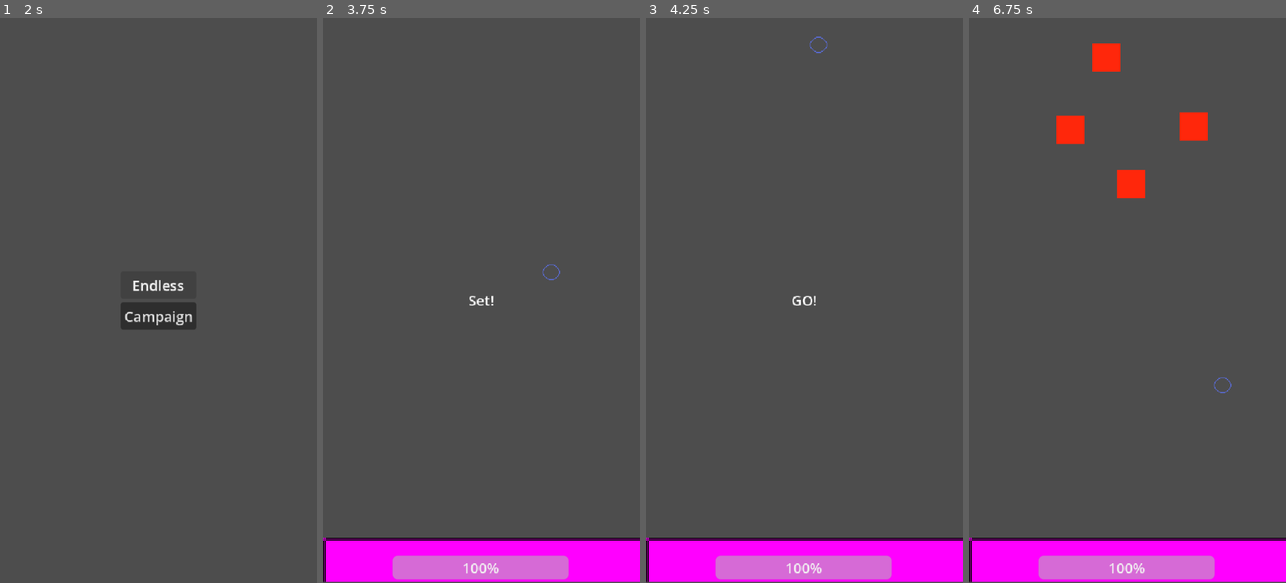
Above: before the commit, frames 1-4 (left to right).
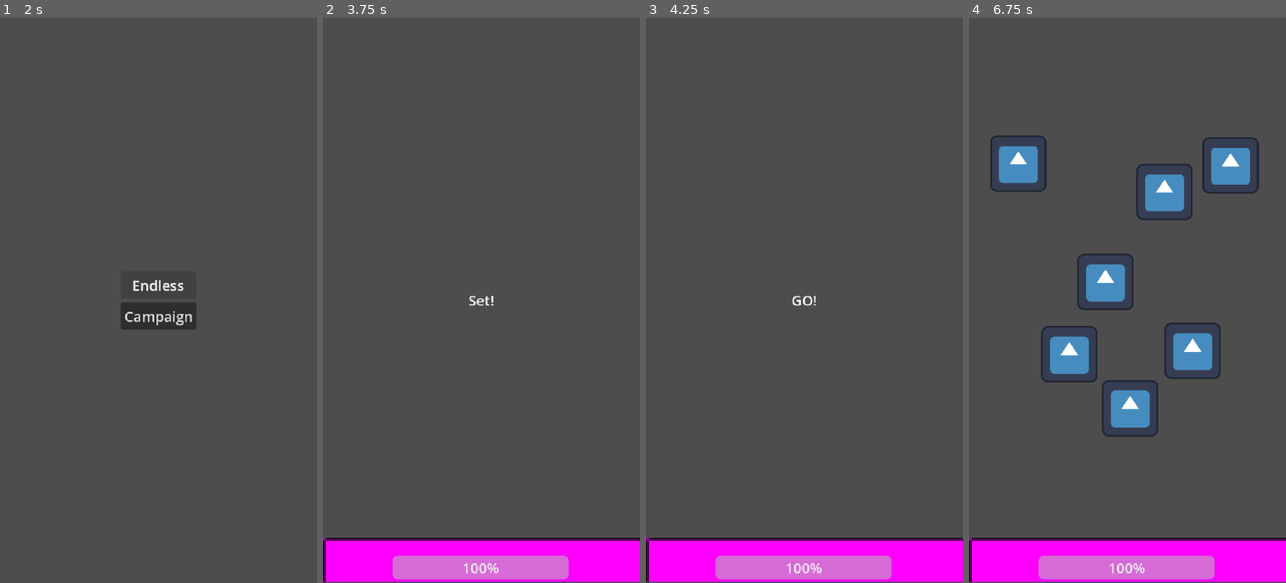
Above: after the commit, the same moments.

Repository: Mholliday6611/giant-siege
Game: Godot game, scene res://scenes/main_menu.tscn
The game is run twice, just before and just after one commit, with the same random seed, the same clock (stepped at 60 frames per second) and the same inputs. The engine's default icon, where the game draws it, is replaced by a stand-in: a white triangle on a blue panel in a dark square.
Inputs (mouse positions are in pixels of both pictures, inside the frame that each line leads up to):
- Up to frame 1 (2 s): click "Endless" at 0.5 s; click "Endless" at 1.25 s
- Up to frame 2 (3.75 s): click "Campaign" at 2 s; tap Enter at 2.75 s; move the mouse to (551, 272) at 2.77 s; press the mouse at (551, 272) at 2.78 s; release the mouse at (551, 272) at 3.5 s; tap Space at 3.5 s; drag from (418, 328) to (494, 46) at 3.52 s
- Up to frame 3 (4.25 s): no input
- Up to frame 4 (6.75 s): move the mouse to (1159, 176) at 4.27 s; press the mouse at (1159, 176) at 4.28 s; release the mouse at (1159, 176) at 5 s; tap Enter at 5 s; drag from (1111, 413) to (1127, 560) at 5.02 s; move the mouse to (1222, 385) at 5.77 s; press the mouse at (1222, 385) at 5.78 s; release the mouse at (1222, 385) at 6.5 s; drag from (1032, 215) to (1222, 385) at 6.52 s

Frame 1 is identical in both runs. In frame 2, less than 0.1% of the frame differs, in the area x 69-75%, y 43-47%; in frame 3, less than 0.1%; in frame 4, 9.1%, in the area x 6-92%, y 4-75%.

Commit message:
Update hit and drag logic, increase size of characters

Diff:
--- a/project.godot
+++ b/project.godot
@@ -18,6 +18,7 @@
 [autoload]
 
 GameManager="*uid://bs10s2lrj5gap"
+PlayerManager="*uid://b8m6amudrdhm2"
 
 [display]
 
--- a/scenes/Levels/Level1/level_1.tscn
+++ b/scenes/Levels/Level1/level_1.tscn
@@ -5,4 +5,4 @@
 [node name="Level1" type="Node2D" unique_id=406393790]
 
 [node name="GameWorld" parent="." unique_id=404435621 instance=ExtResource("1_dcdww")]
-waves = 2
+waves = 1
--- a/scenes/Levels/Level1/waves/wave_1.tscn
+++ b/scenes/Levels/Level1/waves/wave_1.tscn
@@ -10,32 +10,32 @@
 [node name="Enemies" type="Node" parent="." unique_id=87890856]
 
 [node name="Enemy" parent="Enemies" unique_id=374857170 instance=ExtResource("2_mqc0x")]
-position = Vector2(184, -16)
-SPEED = 2
+position = Vector2(183, 340)
+SPEED = 1
 
 [node name="Enemy2" parent="Enemies" unique_id=1153591023 instance=ExtResource("2_mqc0x")]
-position = Vector2(115, -77)
-SPEED = 2
+position = Vector2(114, 279)
+SPEED = 1
 
 [node name="Enemy3" parent="Enemies" unique_id=628470002 instance=ExtResource("2_mqc0x")]
-position = Vector2(255, -81)
-SPEED = 2
+position = Vector2(254, 275)
+SPEED = 1
 
 [node name="Enemy4" parent="Enemies" unique_id=1946995858 instance=ExtResource("2_mqc0x")]
-position = Vector2(156, -159)
-SPEED = 2
+position = Vector2(155, 197)
+SPEED = 1
 
 [node name="Enemy5" parent="Enemies" unique_id=1395031394 instance=ExtResource("2_mqc0x")]
-position = Vector2(223, -159)
-SPEED = 2
+position = Vector2(222, 197)
+SPEED = 1
 delay_time = 3
 
 [node name="Enemy6" parent="Enemies" unique_id=755035717 instance=ExtResource("2_mqc0x")]
-position = Vector2(57, -191)
-SPEED = 2
+position = Vector2(56, 165)
+SPEED = 1
 delay_time = 3
 
 [node name="Enemy7" parent="Enemies" unique_id=251935540 instance=ExtResource("2_mqc0x")]
-position = Vector2(298, -189)
-SPEED = 2
+position = Vector2(297, 167)
+SPEED = 1
 delay_time = 3
--- a/scenes/player.tscn
+++ b/scenes/base.tscn
@@ -1,39 +1,31 @@
 [gd_scene format=3 uid="uid://dqrok77spng11"]
 
-[ext_resource type="Script" uid="uid://cqk7ax3ht10by" path="res://scripts/player.gd" id="1_3vyb7"]
-[ext_resource type="Script" uid="uid://dxftpm8o6ya47" path="res://scripts/classes/hurtbox.gd" id="2_qhqgy"]
-[ext_resource type="Script" uid="uid://yutairqi0jer" path="res://scripts/components/health_component.gd" id="3_dqkch"]
+[ext_resource type="Script" uid="uid://cqk7ax3ht10by" path="res://scripts/base.gd" id="1_t45w4"]
+[ext_resource type="Script" uid="uid://dxftpm8o6ya47" path="res://scripts/classes/hurtbox.gd" id="2_h5ip5"]
+[ext_resource type="Script" uid="uid://yutairqi0jer" path="res://scripts/components/health_component.gd" id="3_40w10"]
 
 [sub_resource type="RectangleShape2D" id="RectangleShape2D_qlg0r"]
 size = Vector2(360, 50)
 
-[sub_resource type="RectangleShape2D" id="RectangleShape2D_qhqgy"]
-
 [sub_resource type="PlaceholderTexture2D" id="PlaceholderTexture2D_qhqgy"]
 size = Vector2(360, 50)
 
-[node name="Player" type="Node2D" unique_id=267862108]
-script = ExtResource("1_3vyb7")
+[node name="Base" type="Node2D" unique_id=267862108]
+script = ExtResource("1_t45w4")
 
 [node name="HurtBox" type="Area2D" parent="." unique_id=1103940188 node_paths=PackedStringArray("health_component") groups=["base"]]
 collision_layer = 2
 collision_mask = 2
-script = ExtResource("2_qhqgy")
+script = ExtResource("2_h5ip5")
 health_component = NodePath("../HealthComponent")
+is_enemy = false
 metadata/_custom_type_script = "uid://dxftpm8o6ya47"
 
 [node name="CollisionShape2D" type="CollisionShape2D" parent="HurtBox" unique_id=1669888046]
 shape = SubResource("RectangleShape2D_qlg0r")
 
-[node name="GrabberBox" type="Area2D" parent="." unique_id=1797301757]
-collision_layer = 4
-collision_mask = 4
-
-[node name="CollisionShape2D" type="CollisionShape2D" parent="GrabberBox" unique_id=1982016511]
-shape = SubResource("RectangleShape2D_qhqgy")
-
 [node name="HealthComponent" type="Node" parent="." unique_id=911432742]
-script = ExtResource("3_dqkch")
+script = ExtResource("3_40w10")
 health = 100
 metadata/_custom_type_script = "uid://yutairqi0jer"
 
@@ -46,7 +38,5 @@
 offset_right = 99.0
 offset_bottom = 22.0
 
-[connection signal="area_entered" from="GrabberBox" to="." method="_on_grabber_box_area_entered"]
-[connection signal="area_exited" from="GrabberBox" to="." method="_on_grabber_box_area_exited"]
 [connection signal="damage_received" from="HealthComponent" to="." method="_on_health_component_damage_received"]
 [connection signal="died" from="HealthComponent" to="." method="_on_health_component_died"]
--- a/scenes/citizen.tscn
+++ b/scenes/citizen.tscn
@@ -1,37 +1,29 @@
 [gd_scene format=3 uid="uid://tyefx43gyss4"]
 
 [ext_resource type="Script" uid="uid://csk1pnelj4u1n" path="res://scripts/citizen.gd" id="1_ae6px"]
+[ext_resource type="Texture2D" uid="uid://cu71mv3ufp12i" path="res://icon.svg" id="2_0c1wn"]
 [ext_resource type="Script" uid="uid://dxftpm8o6ya47" path="res://scripts/classes/hurtbox.gd" id="2_dxyr4"]
 [ext_resource type="Script" uid="uid://yutairqi0jer" path="res://scripts/components/health_component.gd" id="3_0c1wn"]
 [ext_resource type="Script" uid="uid://eyl5cjwlrry6" path="res://scripts/classes/grab_box.gd" id="4_dxyr4"]
 
 [sub_resource type="RectangleShape2D" id="RectangleShape2D_a8kvq"]
-size = Vector2(32, 32)
+size = Vector2(64, 64)
 
 [sub_resource type="RectangleShape2D" id="RectangleShape2D_0c1wn"]
-size = Vector2(33, 32)
+size = Vector2(64, 64)
 
 [node name="Citizen" type="Node2D" unique_id=1736395255]
 script = ExtResource("1_ae6px")
 
-[node name="ColorRect" type="ColorRect" parent="." unique_id=489691395]
-anchors_preset = 8
-anchor_left = 0.5
-anchor_top = 0.5
-anchor_right = 0.5
-anchor_bottom = 0.5
-offset_left = -16.0
-offset_top = -16.0
-offset_right = 16.0
-offset_bottom = 16.0
-grow_horizontal = 2
-grow_vertical = 2
-color = Color(0.12941177, 0.8156863, 0.4, 1)
+[node name="ColorRect" type="Sprite2D" parent="." unique_id=1888533827]
+scale = Vector2(0.5, 0.5)
+texture = ExtResource("2_0c1wn")
 
 [node name="HurtBox" type="Area2D" parent="." unique_id=934198007 node_paths=PackedStringArray("health_component")]
 collision_mask = 2
 script = ExtResource("2_dxyr4")
 health_component = NodePath("../HealthComponent")
+is_enemy = false
 metadata/_custom_type_script = "uid://dxftpm8o6ya47"
 
 [node name="CollisionShape2D" type="CollisionShape2D" parent="HurtBox" unique_id=2112320528]
--- a/scenes/enemy.tscn
+++ b/scenes/enemy.tscn
@@ -2,32 +2,32 @@
 
 [ext_resource type="Script" uid="uid://ci07yxbefsswt" path="res://scripts/enemy.gd" id="1_4ra3w"]
 [ext_resource type="Script" uid="uid://dxftpm8o6ya47" path="res://scripts/classes/hurtbox.gd" id="1_7p1mj"]
+[ext_resource type="Texture2D" uid="uid://cu71mv3ufp12i" path="res://icon.svg" id="2_c4w8v"]
 [ext_resource type="Script" uid="uid://yutairqi0jer" path="res://scripts/components/health_component.gd" id="3_5uy6h"]
 [ext_resource type="Script" uid="uid://dhbhnbkoe12iy" path="res://scripts/classes/hitbox.gd" id="4_5uy6h"]
 
+[sub_resource type="RectangleShape2D" id="RectangleShape2D_c4w8v"]
+size = Vector2(64, 64)
+
 [sub_resource type="RectangleShape2D" id="RectangleShape2D_md0e3"]
-size = Vector2(32, 32)
-
-[sub_resource type="RectangleShape2D" id="RectangleShape2D_c4w8v"]
-size = Vector2(32, 32)
+size = Vector2(64, 64)
 
 [node name="Enemy" type="Node2D" unique_id=374857170]
 script = ExtResource("1_4ra3w")
+SPEED = 0
 
-[node name="ColorRect" type="ColorRect" parent="." unique_id=1017908313]
-anchors_preset = 8
-anchor_left = 0.5
-anchor_top = 0.5
-anchor_right = 0.5
-anchor_bottom = 0.5
-offset_left = -16.0
-offset_top = -16.0
-offset_right = 16.0
-offset_bottom = 16.0
-grow_horizontal = 2
-grow_vertical = 2
-size_flags_horizontal = 4
-color = Color(1, 0.15294118, 0.043137256, 1)
+[node name="Sprite2D" type="Sprite2D" parent="." unique_id=1867427812]
+scale = Vector2(0.5, 0.5)
+texture = ExtResource("2_c4w8v")
+
+[node name="HitBox" type="Area2D" parent="." unique_id=744792511]
+collision_layer = 2
+collision_mask = 2
+script = ExtResource("4_5uy6h")
+metadata/_custom_type_script = "uid://dhbhnbkoe12iy"
+
+[node name="CollisionShape2D" type="CollisionShape2D" parent="HitBox" unique_id=1019085690]
+shape = SubResource("RectangleShape2D_c4w8v")
 
 [node name="HurtBox" type="Area2D" parent="." unique_id=1983497299 node_paths=PackedStringArray("health_component")]
 script = ExtResource("1_7p1mj")
@@ -39,17 +39,10 @@
 
 [node name="HealthComponent" type="Node" parent="." unique_id=837569588]
 script = ExtResource("3_5uy6h")
+health = 50
 metadata/_custom_type_script = "uid://yutairqi0jer"
 
-[node name="HitBox" type="Area2D" parent="." unique_id=744792511]
-collision_layer = 2
-collision_mask = 2
-script = ExtResource("4_5uy6h")
-metadata/_custom_type_script = "uid://dhbhnbkoe12iy"
-
-[node name="CollisionShape2D" type="CollisionShape2D" parent="HitBox" unique_id=1019085690]
-shape = SubResource("RectangleShape2D_c4w8v")
-
+[connection signal="area_entered" from="HitBox" to="." method="_on_hit_box_area_entered"]
 [connection signal="area_entered" from="HurtBox" to="." method="_on_hurt_box_area_entered"]
+[connection signal="damage_received" from="HealthComponent" to="." method="_on_health_component_damage_received"]
 [connection signal="died" from="HealthComponent" to="." method="_on_health_component_died"]
-[connection signal="area_entered" from="HitBox" to="." method="_on_hit_box_area_entered"]
--- a/scenes/game_world.tscn
+++ b/scenes/game_world.tscn
@@ -1,6 +1,6 @@
 [gd_scene format=3 uid="uid://o0j36srxjy86"]
 
-[ext_resource type="PackedScene" uid="uid://dqrok77spng11" path="res://scenes/player.tscn" id="1_47u71"]
+[ext_resource type="PackedScene" uid="uid://dqrok77spng11" path="res://scenes/base.tscn" id="1_47u71"]
 [ext_resource type="Script" uid="uid://ul77pyca3bmt" path="res://scripts/game_world.gd" id="1_ywgp6"]
 [ext_resource type="PackedScene" uid="uid://e27ubdi7p8sy" path="res://scenes/enemy_spawner.tscn" id="2_47u71"]
 [ext_resource type="Script" uid="uid://c0dbg1addncgt" path="res://scripts/classes/multi_type_button.gd" id="4_0vfqx"]
--- a/scenes/test_scene.tscn
+++ b/scenes/test_scene.tscn
@@ -1,6 +1,6 @@
 [gd_scene format=3 uid="uid://cntr26ned3sjj"]
 
-[ext_resource type="PackedScene" uid="uid://dqrok77spng11" path="res://scenes/player.tscn" id="1_j8ivh"]
+[ext_resource type="PackedScene" uid="uid://dqrok77spng11" path="res://scenes/base.tscn" id="1_j8ivh"]
 [ext_resource type="PackedScene" uid="uid://tyefx43gyss4" path="res://scenes/citizen.tscn" id="2_nd71p"]
 
 [node name="Node2D" type="Node2D" unique_id=1746536746]
--- /dev/null
+++ b/scripts/PlayerManager.gd
@@ -0,0 +1,18 @@
+extends Node
+
+var damage = 10
+var is_dragging = false
+
+signal start_grabbing(area: GrabBox) #might move this to an event bus script
+signal end_grabbing
+
+func handle_start_grabbing(area: GrabBox):
+	#We want to notify the player when am object begins a drag
+	#Kind of annoyed that I have to do it this way
+	if !is_dragging:
+		is_dragging = true
+		start_grabbing.emit(area)
+
+func handle_end_grabbing():
+	is_dragging = false
+	end_grabbing.emit()
--- /dev/null
+++ b/scripts/base.gd
@@ -0,0 +1,21 @@
+extends Node2D
+
+@export var attack: PackedScene = preload("res://scenes/attack.tscn")
+@onready var health_bar: ProgressBar = $ProgressBar
+@onready var health_component: HealthComponent = $HealthComponent
+
+# Called when the node enters the scene tree for the first time.
+func _ready() -> void:
+	health_bar.value = health_component.health
+
+# Called every frame. 'delta' is the elapsed time since the previous frame.
+func _physics_process(delta: float) -> void:
+	pass
+
+func _on_health_component_damage_received() -> void:
+	health_bar.value = health_component.health
+
+
+func _on_health_component_died() -> void:
+	health_bar.value = health_component.health
+	GameManager.handle_gameover()
--- a/scripts/classes/grab_box.gd
+++ b/scripts/classes/grab_box.gd
@@ -5,3 +5,30 @@
 signal exit_grab_mode
 
 @export var actor: Node2D
+var is_grabbing = false
+var touch_index = -1
+var grab_offset = Vector2.ZERO
+#implement Stacking check to fix bug of multiple citizens ontop of each other
+
+func _ready() -> void:
+	input_event.connect(_on_input_event)
+
+func _on_input_event(viewport: Node, event: InputEvent, shape_idx: int) -> void:
+	if event is InputEventScreenTouch or event.is_action("press"):
+		if event.is_pressed() and not is_grabbing:
+			is_grabbing = true
+			touch_index = event.index if event is InputEventScreenTouch else -1
+			grab_offset = global_position - event.position
+
+func _input(event):
+	if not is_grabbing:
+		return
+
+	if (event is InputEventScreenDrag and event.index == touch_index) or event is InputEventMouse:
+		actor.global_position = event.position + grab_offset
+
+	# Release the object when the finger lifts
+	if (event is InputEventScreenTouch and event.index == touch_index) or event.is_action("press"):
+		if not event.pressed:
+			is_grabbing = false
+			touch_index = -1
--- a/scripts/classes/hurtbox.gd
+++ b/scripts/classes/hurtbox.gd
@@ -1,10 +1,27 @@
 class_name HurtBox extends Area2D
 
 @export var health_component: HealthComponent
+@export var is_enemy: bool = true
+
+var is_dragging = false
+var touch_index = -1
+var grab_offset = Vector2.ZERO
 
 func _ready() -> void:
-	area_entered.connect(
-		func _on_area_entered(hit_area: HitBox) -> void:
-			if hit_area != null:
-				health_component.take_damage(hit_area.damage)
-)
+	area_entered.connect(_on_area_entered)
+	input_event.connect(_on_input_event)
+
+func _on_area_entered(hit_area: HitBox) -> void:
+		if hit_area != null:
+			health_component.take_damage(hit_area.damage)
+
+func _on_input_event(viewport: Node, event: InputEvent, shape_idx: int) -> void:
+	# Detect when the object is touched
+	if !is_enemy:
+		return
+	if event is InputEventScreenTouch or event.is_action("press"):
+		#note add a hold timer possibly for grabbing stunned enemy
+		#IE if presse for .15 seconds switch off hurtbox switch on grabbox
+		if !event.is_pressed():
+			print("attacked")
+			health_component.take_damage(PlayerManager.damage)
--- a/scripts/enemy.gd
+++ b/scripts/enemy.gd
@@ -37,6 +37,9 @@
 			if global_position.distance_to(target_pos) < 10.0:
 				current_point_index += 1
 
+func _on_health_component_damage_received() -> void:
+	handle_knockback()
+
 func _on_health_component_died() -> void:
 	print(died)
 	died.emit()
@@ -47,3 +50,6 @@
 		print(died)
 		died.emit()
 		queue_free()
+
+func handle_knockback() -> void:
+	position.y -= 10
--- a/scripts/game_manager.gd
+++ b/scripts/game_manager.gd
@@ -3,10 +3,7 @@
 var is_game_over = false
 
 signal gameover
-signal start_grabbing(area: GrabBox) #might move this to an event bus script
-signal end_grabbing
 
-var is_dragging = false
 
 func handle_gameover():
 	gameover.emit()
@@ -22,14 +19,3 @@
 #		load scene
 	else:
 		pass
-
-func handle_start_grabbing(area: GrabBox):
-	#We want to notify the player when am object begins a drag
-	#Kind of annoyed that I have to do it this way
-	if !is_dragging:
-		is_dragging = true
-		start_grabbing.emit(area)
-
-func handle_end_grabbing():
-	is_dragging = false
-	end_grabbing.emit()
--- a/scripts/player.gd
+++ /dev/null
@@ -1,95 +0,0 @@
-extends Node2D
-
-@export var attack: PackedScene = preload("res://scenes/attack.tscn")
-@onready var health_bar: ProgressBar = $ProgressBar
-@onready var health_component: HealthComponent = $HealthComponent
-@onready var grabber_box: Area2D = $GrabberBox
-
-var attack_delay = 0.33
-var can_attack = true
-var held_time: float = 0
-var is_grabbing = false
-var is_dragging = false
-var could_grab = null
-var is_touching = false
-# Called when the node enters the scene tree for the first time.
-func _ready() -> void:
-	health_bar.value = health_component.health
-
-
-# Called every frame. 'delta' is the elapsed time since the previous frame.
-func _physics_process(delta: float) -> void:
-	grabber_box.global_position = get_global_mouse_position()
-	if Input.is_action_pressed("press"):
-		held_time += delta
-		#Check can grab logic here
-		startGrab()
-		if is_grabbing:
-			could_grab.actor.global_position = get_global_mouse_position()
-		else:
-			is_dragging = true
-	if Input.is_action_just_released("press"):
-		endGrab()
-		if held_time < .15 and can_attack:
-			attack_handler()
-		held_time = 0
-		is_dragging = false
-	if is_touching:
-		held_time += delta
-
-func _input(event: InputEvent) -> void:
-	if event is InputEventScreenTouch:
-		if event.is_pressed():
-			grabber_box.global_position = event.position
-			is_touching = true
-		else:
-			if held_time < .15 and can_attack:
-				attack_handler()
-			endGrab()
-			is_touching = false
-			held_time = 0
-	elif event is InputEventScreenDrag:
-		startGrab()
-		if is_grabbing:
-			could_grab.actor.global_position = event.position
-	get_viewport().set_input_as_handled()
-
-func attack_handler() -> void:
-	var attack_instance = attack.instantiate()
-	attack_instance.global_position = get_global_mouse_position()
-	get_parent().add_child(attack_instance)
-	can_attack = false
-	await get_tree().create_timer(attack_delay).timeout
-	can_attack = true
-
-func startGrab() -> void:
-	if held_time > .15 and could_grab and !is_grabbing:
-		if could_grab.has_signal("enter_grab_mode"):
-			#idk if I love this
-			could_grab.enter_grab_mode.emit()
-			is_grabbing = true
-
-func updateGrab() -> void:
-	pass
-
-func endGrab() -> void:
-	if is_grabbing:
-		could_grab.exit_grab_mode.emit()
-		could_grab = null
-		is_grabbing = false
-
-func _on_health_component_damage_received() -> void:
-	health_bar.value = health_component.health
-
-
-func _on_health_component_died() -> void:
-	health_bar.value = health_component.health
-	GameManager.handle_gameover()
-
-func _on_grabber_box_area_entered(area: Area2D) -> void:
-	if !is_dragging and !is_grabbing:
-		could_grab = area
-
-func _on_grabber_box_area_exited(area: Area2D) -> void:
-	if !is_dragging and !is_grabbing:
-		could_grab = null
--- a/scripts/resources/enemy_data.gd
+++ /dev/null
@@ -1,4 +0,0 @@
-extends Resource
-class_name EnemyData
-
-@export var starting_point: Vector2
Not shown, added: scripts/PlayerManager.gd.uid
Renamed: scripts/player.gd.uid -> scripts/base.gd.uid
Not shown, removed: scripts/resources/enemy_data.gd.uid
